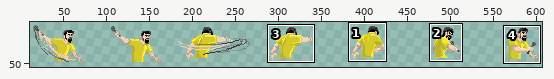
File history of a sprite sheet, SOADsavesMetal/Assets/Sprites/Serj's sprites/serj_longrange_spritesheet.png. The first picture is a wide view before the edit; the outline marks the close-up.
Close-up. Earlier state:
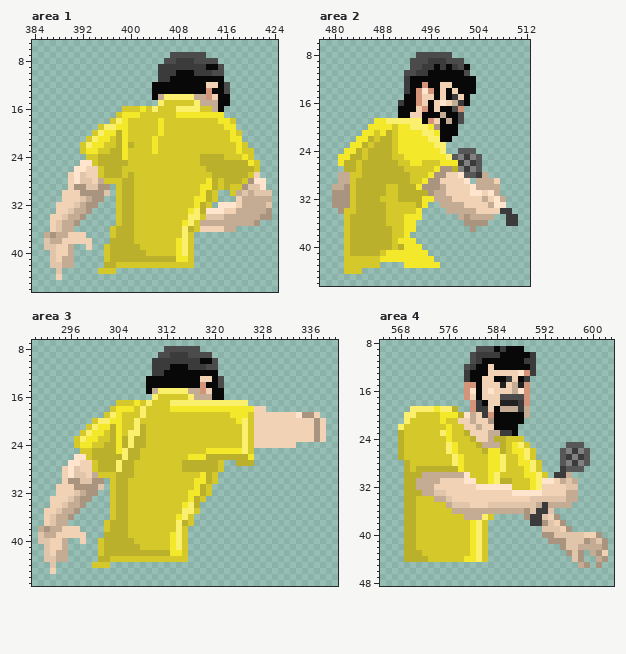
The file is 630x54 pixels. Colours within 5 levels of each other are drawn and written as one. Shown: area 1: x 384..424, y 5..46; area 2: x 478..512, y 6..46; area 3: x 290..340, y 7..47; area 4: x 565..603, y 8..48. The wide view leaves out empty margins. The commit also changed other parts of the picture, which this record leaves out.
Once edited:
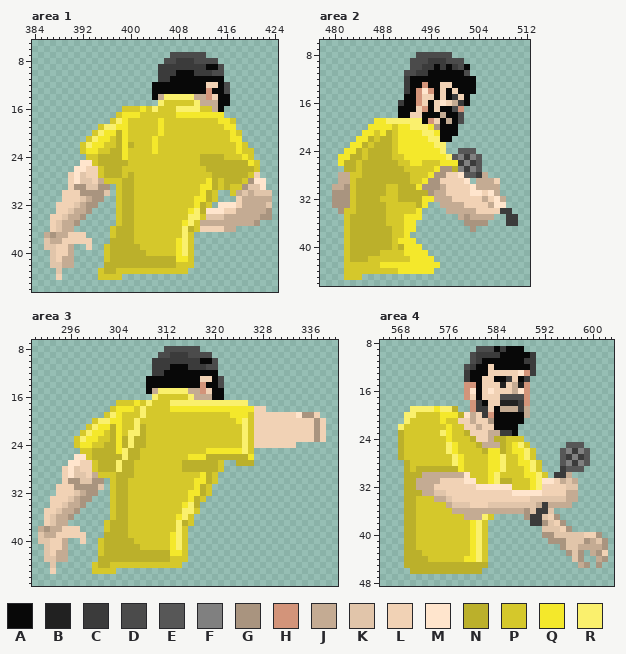
Palette (. is transparent): A #080808  B #212121  C #3b3b3b  D #4b4b4b  E #575757  F #808080  G #a9947f  H #d3947a  J #c4ab93  K #e1c5aa  L #f1d2b5  M #ffe5cd  N #bbb02b  P #d5c82b  Q #f4e82b  R #faf06d
From old to new:
--- area 1
@@ x 393..411 @@
 41 ...PNNNNNNNNNNNQQP.
-42 ...NNPPPPPPPPPPPPP.
-43 ..PPP..............
-44 ...................
+42 ...NNNNNNNNNNNNPPP.
+43 ..PNNPPPPPPPPPPPP..
+44 ..PPPP.............
 45 ...................
--- area 2
@@ x 480..498 @@
 40 ..PNNNNNNNPNQQQ....
-41 ..PNNNNNPQQQQQQQ...
-42 ..PPPPPPQQQQQQQQQ..
-43 ..PPPPPP....QQQQQQ.
-44 ..PPP..............
-45 ...................
+41 ..PNNNNNPPPPQQQQ...
+42 ..PNNNPPPPPPPQQQQ..
+43 ..PPPPPPQQQQQQQQQQ.
+44 ..PPPPPPPPPQQQQQQ..
+45 ..PPP..............
 46 ...................
--- area 3
@@ x 298..316 @@
 42 ...PNNNNNNNNNNNQQP.
-43 ...NNPPPPPPPPPPPPP.
-44 ..PPP..............
-45 ...................
+43 ...NNNNNNNNNNNNPPP.
+44 ..PNNPPPPPPPPPPPP..
+45 ..PPPP.............
 46 ...................
--- area 4
@@ x 567..584 @@
 44 ..NNNNPPPPPPQQRP..
-45 ..................
-46 ..................
+45 ..NNNNNNNNNNNNNN..
+46 ...NNNNNNNNNNNN...
 47 ..................
